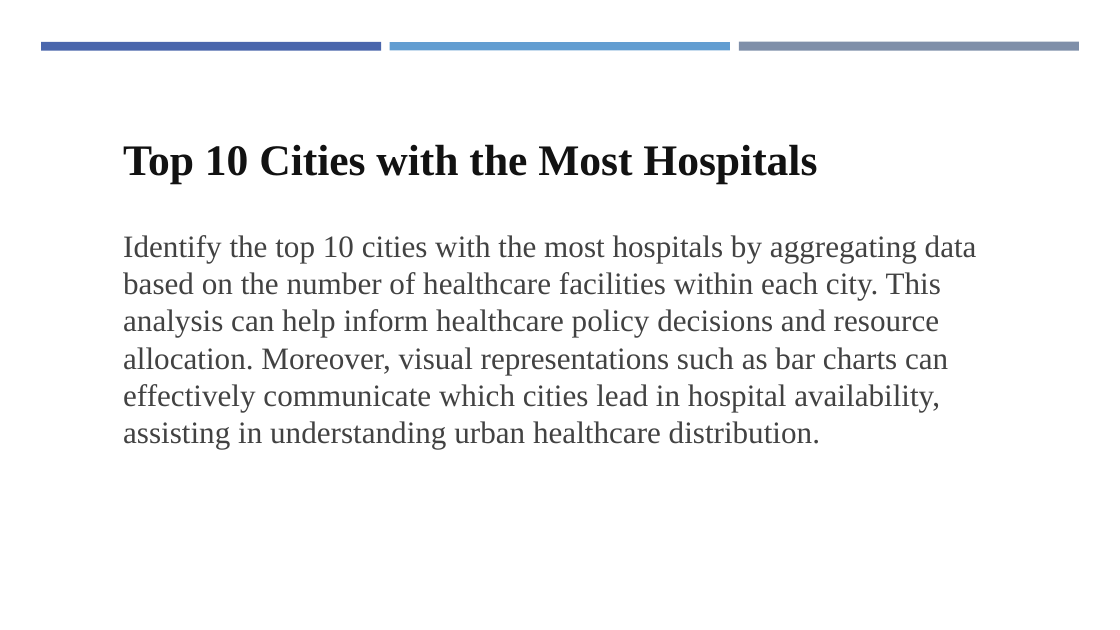
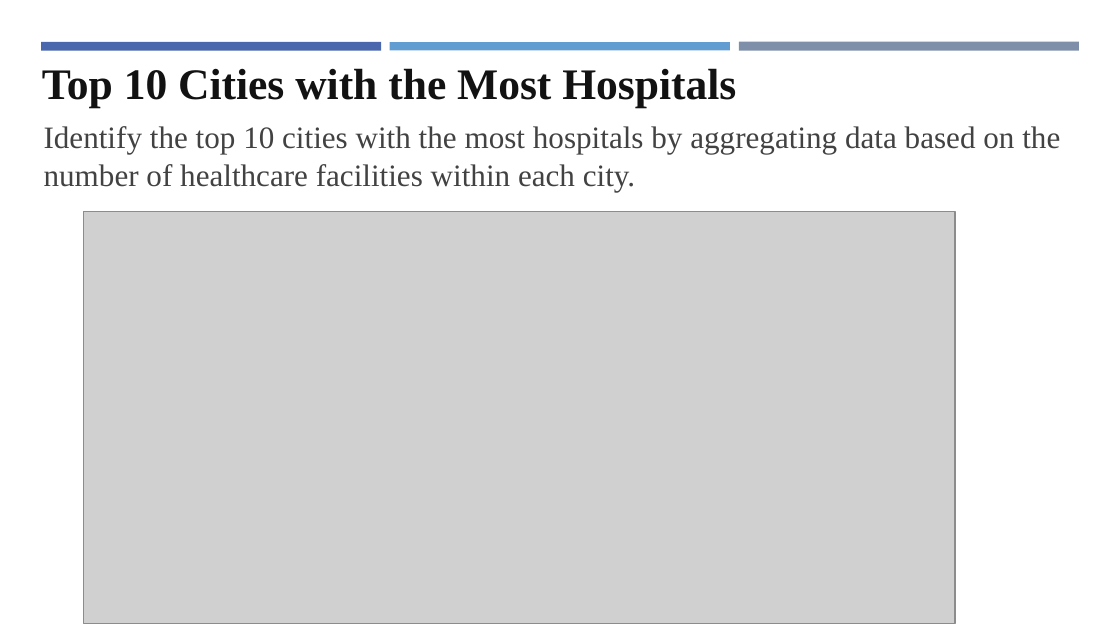
Before and after one commit to kouakoua1/Hospital-Analysis, a slide deck: slide 16 of 5 - Hospital Data Analysis report - Presentation.pptx (slide 30 before the commit). Drawn at 1120x630 pixels with LibreOffice and Linux fonts; fonts in the diff are those of the drawing; grey boxes stand for pictures. Boxes give left, top, right and bottom in pixels: in the first picture for what was removed or moved away, otherwise in the second. Text is boxed around its words. In the diff, an @@ line names an element or a change of style, - is before the commit and + after.

```diff
--- a/5 - Hospital Data Analysis report - Presentation.pptx
+++ b/5 - Hospital Data Analysis report - Presentation.pptx
@@ text "Top 10 Cities with the ...": place and size @@
-text "Top 10 Cities with the ..." at (123,144,817,183)
+text "Top 10 Cities with the ..." at (42,68,736,108)
@@ text at (44,126,1060,191): text changed @@
-Identify the top 10 cities with the most hospitals by aggregating data based on the number of healthcare facilities within each city. This analysis can help inform healthcare policy decisions and resource allocation. Moreover, visual representations such as bar charts can effectively communicate which cities lead in hospital availability, assisting in understanding urban healthcare distribution.
+Identify the top 10 cities with the most hospitals by aggregating data based on the number of healthcare facilities within each city.
@@ picture added at (84,212,955,624) @@
```
Also in this commit, not shown: 18 other slides changed, 5 slides added, 21 slides removed.
